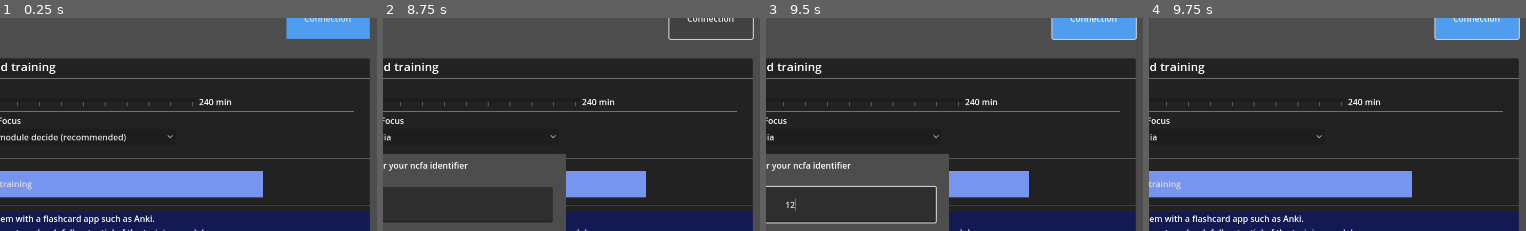
Above: before the commit, frames 1-4 (left to right).
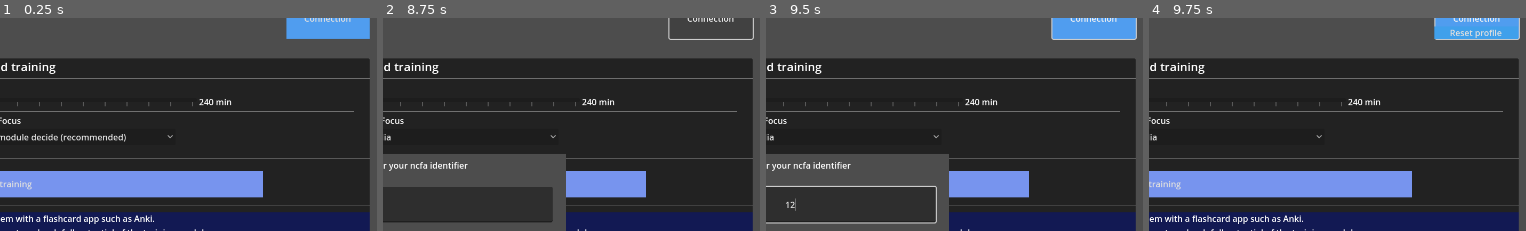
Above: after the commit, the same moments.

Repository: PierreSmague/GeoTrainer
Game: Godot game, scene res://scenes/main_menu.tscn
Same seed, same stepped clock (60 frames per second), same inputs: the game is played once before the commit and once after it.
Inputs (mouse positions are % of the whole screen's width and height, from its top left):
- Up to frame 1 (0.25 s): no input
- Up to frame 2 (8.75 s): click "Move" at 0.5 s; click "Let the module decide (recomm…" at 1.25 s; click "Generate training" at 2 s; click "Cambodia" at 2.75 s; click "Move" at 3.5 s; click "Cambodia" at 4.25 s; click "Generate training" at 5 s; click "Move" at 5.75 s; click "Cambodia" at 6.5 s; click "Generate training" at 7.25 s; click "Connection" at 8 s
- Up to frame 3 (9.5 s): click (53, 49) at 8.77 s; type "12" at 8.85 s
- Up to frame 4 (9.75 s): click "Validate" at 9.5 s
The pictures show only the part of the screen within x 50-100%, y 6-56%; the shares and areas given below are measured in that part.

Frames 1-3 are identical in both runs. In frame 4, 0.2% of the frame differs, in the area x 75-98%, y 3-10%.

Commit message:
Add files via upload

Diff:
--- a/scripts/analyse_games.gd
+++ b/scripts/analyse_games.gd
@@ -181,7 +181,7 @@
 	# Extract only essential information
 	var optimized = {
 		"gameId": duel["gameId"],
-		"mapName": duel["options"]["map"]["name"] if duel.has("options") and duel["options"].has("map") else "Unknown",
+		"mapName": duel["options"]["map"]["name"] if duel.has("options") and duel["options"].has("map") and duel["options"]["map"] != null else "Unknown",
 		"isRated": duel["options"]["isRated"] if duel.has("options") else false,
 		"rounds": [],
 		"mode": duel["options"]["competitiveGameMode"],
--- a/scripts/connection_api.gd
+++ b/scripts/connection_api.gd
@@ -68,7 +68,4 @@
 
 	btn_reset.visible = (
 		has_ncfa
-		and has_profile
-		and has_duels
-		and has_solo
 	)
--- a/scripts/duels.gd
+++ b/scripts/duels.gd
@@ -23,6 +23,7 @@
 var filter_date_start: int = 0
 var filter_date_end: int = 0
 var filter_mode: String = "NM"
+var is_first_init: bool = true  # Track if it's the first initialization
 
 func _ready():
 	_load_player_id()
@@ -66,21 +67,33 @@
 	_init_date_range()
 
 func _init_date_range():
-	# duels triés du plus récent au plus ancien
-	filter_date_end = all_duels[0]["date"]
-	filter_date_start = all_duels[-1]["date"]
+	# Get min/max dates from duels (sorted from most recent to oldest)
+	var min_date = all_duels[-1]["date"]
+	var max_date = all_duels[0]["date"]
 
-	date_start_slider.min_value = filter_date_start
-	date_start_slider.max_value = filter_date_end
+	# Only reset to full range on first initialization
+	if is_first_init:
+		filter_date_start = min_date
+		filter_date_end = max_date
+		is_first_init = false
+
+	# Update slider ranges (always update these)
+	date_start_slider.min_value = min_date
+	date_start_slider.max_value = max_date
 	date_start_slider.step = 86400
-	date_start_slider.value = filter_date_start
+	date_start_slider.value = filter_date_start  # Keep user's choice
 
-	date_end_slider.min_value = filter_date_start
-	date_end_slider.max_value = filter_date_end
+	date_end_slider.min_value = min_date
+	date_end_slider.max_value = max_date
 	date_end_slider.step = 86400
-	date_end_slider.value = filter_date_end
+	date_end_slider.value = filter_date_end  # Keep user's choice
 
-	print("Date range:", filter_date_start, "→", filter_date_end)
+	# Update labels
+	date_start_label.text = format_unix_to_ymd(filter_date_start)
+	date_end_label.text = format_unix_to_ymd(filter_date_end)
+
+	print("Date range:", min_date, "→", max_date)
+	print("Current filter:", filter_date_start, "→", filter_date_end)
 
 func _on_move_pressed():
 	filter_mode = "Move"
@@ -144,13 +157,13 @@
 	return "%04d-%02d-%02d" % [dt.year, dt.month, dt.day]
 
 func _update_mode_button_colors():
-	# Tous les boutons en gris par défaut
+	# All buttons gray by default
 	var inactive_color = Color(0.6, 0.6, 0.6)
 	move_btn.self_modulate = inactive_color
 	nm_btn.self_modulate = inactive_color
 	nmpz_btn.self_modulate = inactive_color
 
-	# Bouton actif en bleu
+	# Active button in blue
 	var active_color = Color(0.2, 0.5, 1.0)
 	match filter_mode:
 		"Move":
--- a/scripts/duels_elo.gd
+++ b/scripts/duels_elo.gd
@@ -4,18 +4,62 @@
 const profile := "user://profile.json"
 
 var data: Array = []
+var dates: Array = []  # Store dates for each point
 var chart_title: String = "Duels - ELO Evolution"
 var line_color: Color = Color.CYAN
+var moving_avg_color: Color = Color(1.0, 0.5, 0.0)  # Orange
 var padding: int = 60
 var player_id: String = ""
+var moving_avg_period: int = 10
+var hovered_point_index: int = -1
+var points: PackedVector2Array = []
+
+# UI elements
+var period_slider: HSlider
+var period_label: Label
 
 func _ready():
+	_setup_ui()
 	_load_player_id()
 	_load_elo_data()
 
 func _refresh():
 	_load_player_id()
 	_load_elo_data()
+
+func _setup_ui():
+	# Create slider container
+	var slider_container = HBoxContainer.new()
+	slider_container.position = Vector2(10, 50)
+	slider_container.custom_minimum_size = Vector2(250, 30)
+	add_child(slider_container)
+
+	# Create label
+	var label_text = Label.new()
+	label_text.text = "Moving Average Period:"
+	label_text.custom_minimum_size = Vector2(180, 0)
+	slider_container.add_child(label_text)
+
+	# Create period label
+	period_label = Label.new()
+	period_label.text = str(moving_avg_period)
+	period_label.custom_minimum_size = Vector2(30, 0)
+	slider_container.add_child(period_label)
+
+	# Create slider
+	period_slider = HSlider.new()
+	period_slider.min_value = 2
+	period_slider.max_value = 50
+	period_slider.step = 1
+	period_slider.value = moving_avg_period
+	period_slider.custom_minimum_size = Vector2(150, 0)
+	period_slider.value_changed.connect(_on_period_changed)
+	slider_container.add_child(period_slider)
+
+func _on_period_changed(value: float):
+	moving_avg_period = int(value)
+	period_label.text = str(moving_avg_period)
+	queue_redraw()
 
 func _load_player_id():
 	var file = FileAccess.open(profile, FileAccess.READ)
@@ -48,13 +92,16 @@
 		visible = false
 		return
 
-	# Extract ELO ratings from duels (already in chronological order)
+	# Extract ELO ratings and dates from duels (already in chronological order)
 	var elo_data = []
+	var date_data = []
 	for duel in duels_data:
-		if duel.has("playerRatingAfter"):
+		if duel.has("playerRatingAfter") and duel.has("date"):
 			elo_data.append(duel["playerRatingAfter"])
+			date_data.append(duel["date"])
 
 	elo_data.reverse()
+	date_data.reverse()
 
 	if elo_data.size() == 0:
 		print("No ELO found in duels")
@@ -63,10 +110,58 @@
 
 	# Set data and trigger redraw
 	data = elo_data
+	dates = date_data
 	visible = true
 	queue_redraw()
 
 	print("ELO data loaded: %d points" % elo_data.size())
+
+func _input(event):
+	if event is InputEventMouseMotion:
+		# Convert global mouse position to local control coordinates
+		var local_pos = get_global_mouse_position() - global_position
+		_check_hover(local_pos)
+
+func _check_hover(mouse_pos: Vector2):
+	var old_hovered = hovered_point_index
+	hovered_point_index = -1
+
+	# Check if mouse is within the control bounds
+	if not Rect2(Vector2.ZERO, size).has_point(mouse_pos):
+		if old_hovered != hovered_point_index:
+			queue_redraw()
+		return
+
+	# Check if mouse is near any point
+	for i in range(points.size()):
+		var distance = mouse_pos.distance_to(points[i])
+		if distance < 10:  # 10 pixel radius for hover detection
+			hovered_point_index = i
+			break
+
+	# Redraw if hover state changed
+	if old_hovered != hovered_point_index:
+		queue_redraw()
+
+func _calculate_moving_average() -> Array:
+	if data.size() < moving_avg_period:
+		return []
+
+	var moving_avg = []
+	for i in range(data.size()):
+		if i < moving_avg_period - 1:
+			moving_avg.append(null)  # Not enough data yet
+		else:
+			var sum = 0.0
+			for j in range(moving_avg_period):
+				sum += data[i - j]
+			moving_avg.append(sum / moving_avg_period)
+
+	return moving_avg
+
+func format_unix_to_date(timestamp: int) -> String:
+	var dt = Time.get_datetime_dict_from_unix_time(timestamp)
+	return "%04d-%02d-%02d" % [dt.year, dt.month, dt.day]
 
 func _draw():
 	if data.size() == 0:
@@ -126,26 +221,78 @@
 		var label_pos = Vector2(10, y + 5)
 		draw_string(ThemeDB.fallback_font, label_pos, str(int(value)), HORIZONTAL_ALIGNMENT_LEFT, -1, 14, Color.WHITE)
 
-	# Draw points and lines
-	var points = PackedVector2Array()
+	# Calculate points positions
+	points.clear()
 	for i in range(data.size()):
 		var x = padding + (float(i) / (data.size() - 1 if data.size() > 1 else 1)) * drawable_width
 		var normalized = (data[i] - min_val) / range_val
 		var y = origin.y - normalized * drawable_height
 		points.append(Vector2(x, y))
 
-		# Draw point
-		draw_circle(Vector2(x, y), 5, line_color)
-
-		# Draw label every N points to avoid overlap
+		# Draw X axis labels (game numbers)
 		if data.size() <= 20 or i % max(1, int(data.size() / 10)) == 0 or i == data.size() - 1:
 			var label = "G" + str(i + 1)  # G for Game
 			var label_pos = Vector2(x, origin.y + 20)
 			draw_string(ThemeDB.fallback_font, label_pos, label, HORIZONTAL_ALIGNMENT_CENTER, -1, 12, Color.LIGHT_GRAY)
 
-	# Draw lines between points
+	# Draw main ELO line (no points)
 	for i in range(points.size() - 1):
 		draw_line(points[i], points[i + 1], line_color, 3)
+
+	# Draw moving average line
+	var moving_avg = _calculate_moving_average()
+	if moving_avg.size() > 0:
+		var ma_points = PackedVector2Array()
+		for i in range(moving_avg.size()):
+			if moving_avg[i] != null:
+				var x = padding + (float(i) / (data.size() - 1 if data.size() > 1 else 1)) * drawable_width
+				var normalized = (moving_avg[i] - min_val) / range_val
+				var y = origin.y - normalized * drawable_height
+				ma_points.append(Vector2(x, y))
+
+		# Draw moving average line
+		for i in range(ma_points.size() - 1):
+			draw_line(ma_points[i], ma_points[i + 1], moving_avg_color, 2)
+
+	# Draw hover tooltip
+	if hovered_point_index >= 0 and hovered_point_index < points.size():
+		var point = points[hovered_point_index]
+		var elo_value = int(data[hovered_point_index])
+		var date_str = format_unix_to_date(dates[hovered_point_index])
+
+		# Tooltip text
+		var tooltip_text = date_str + "\nELO: " + str(elo_value)
+
+		# Calculate tooltip size
+		var font = ThemeDB.fallback_font
+		var font_size = 14
+		var line_height = 20
+		var tooltip_width = 120
+		var tooltip_height = 50
+
+		# Position tooltip (offset from point)
+		var tooltip_pos = point + Vector2(15, -25)
+
+		# Keep tooltip within bounds
+		if tooltip_pos.x + tooltip_width > chart_size.x:
+			tooltip_pos.x = point.x - tooltip_width - 15
+		if tooltip_pos.y < 0:
+			tooltip_pos.y = point.y + 25
+
+		# Draw tooltip background
+		var tooltip_rect = Rect2(tooltip_pos, Vector2(tooltip_width, tooltip_height))
+		draw_rect(tooltip_rect, Color(0.2, 0.2, 0.2, 0.95))
+		draw_rect(tooltip_rect, Color.WHITE, false, 2)  # Border
+
+		# Draw tooltip text
+		var text_pos = tooltip_pos + Vector2(10, 18)
+		draw_string(font, text_pos, date_str, HORIZONTAL_ALIGNMENT_LEFT, -1, font_size, Color.WHITE)
+		text_pos.y += line_height
+		draw_string(font, text_pos, "ELO: " + str(elo_value), HORIZONTAL_ALIGNMENT_LEFT, -1, font_size, Color.CYAN)
+
+		# Highlight hovered point
+		draw_circle(point, 6, Color.WHITE)
+		draw_circle(point, 4, line_color)
 
 	# Display statistics
 	if data.size() > 1:
